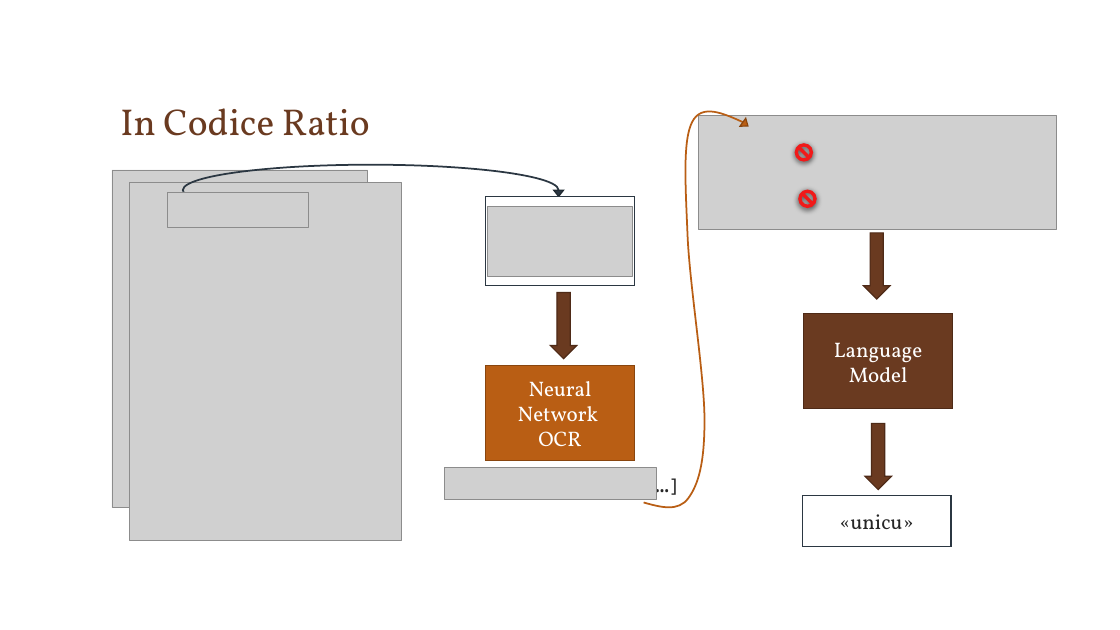
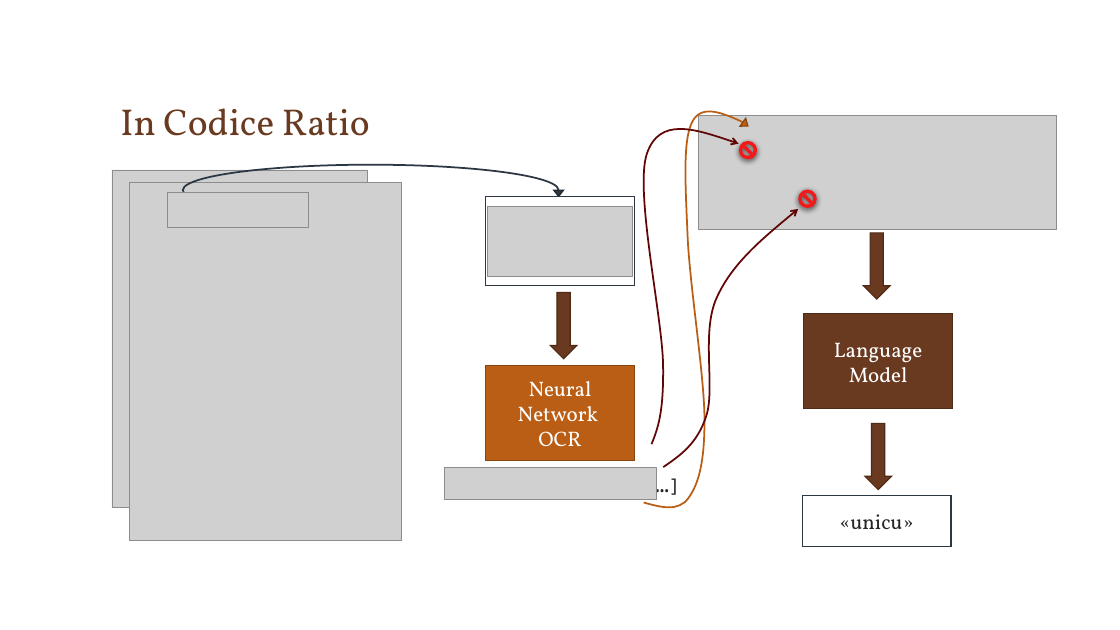
Before and after one commit to Kidel/In-Codice-Ratio-OCR-with-CNN, a slide deck: slide 3 of Relazione/Slide.pptx. Drawn at 1120x630 pixels with LibreOffice and Linux fonts; fonts in the diff are those of the drawing; grey boxes stand for pictures; background and template pictures are left out. Boxes give left, top, right and bottom in pixels: in the first picture for what was removed or moved away, otherwise in the second. Text is boxed around its words. In the diff, an @@ line names an element or a change of style, - is before the commit and + after.

```diff
--- a/Relazione/Slide.pptx
+++ b/Relazione/Slide.pptx
@@ freeform shape added at (644,130,739,444), outline #610606 1.5 pt @@
@@ no-entry sign: place and size @@
-no-entry sign at (795,144,813,162)
+no-entry sign at (739,141,757,160)
@@ freeform shape added at (663,209,798,467), outline #610606 1.5 pt @@
```
Also in this commit, not shown: 3 other slides changed, 2 slides added, 1 other file.
